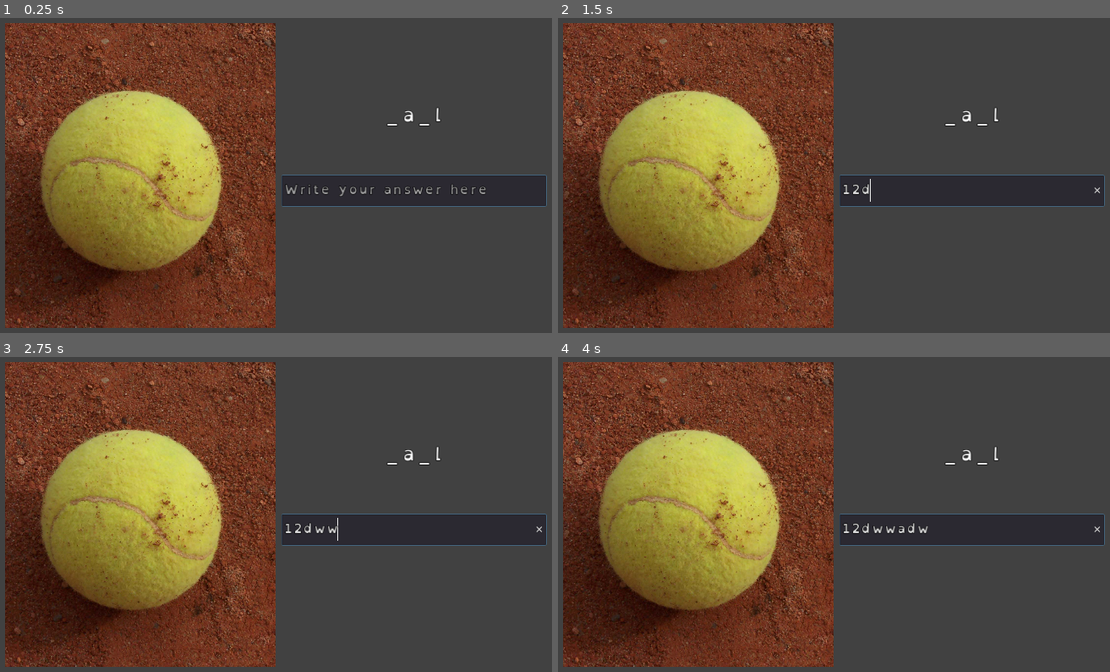
Above: before the commit, frames 1-4 (two rows, left to right).
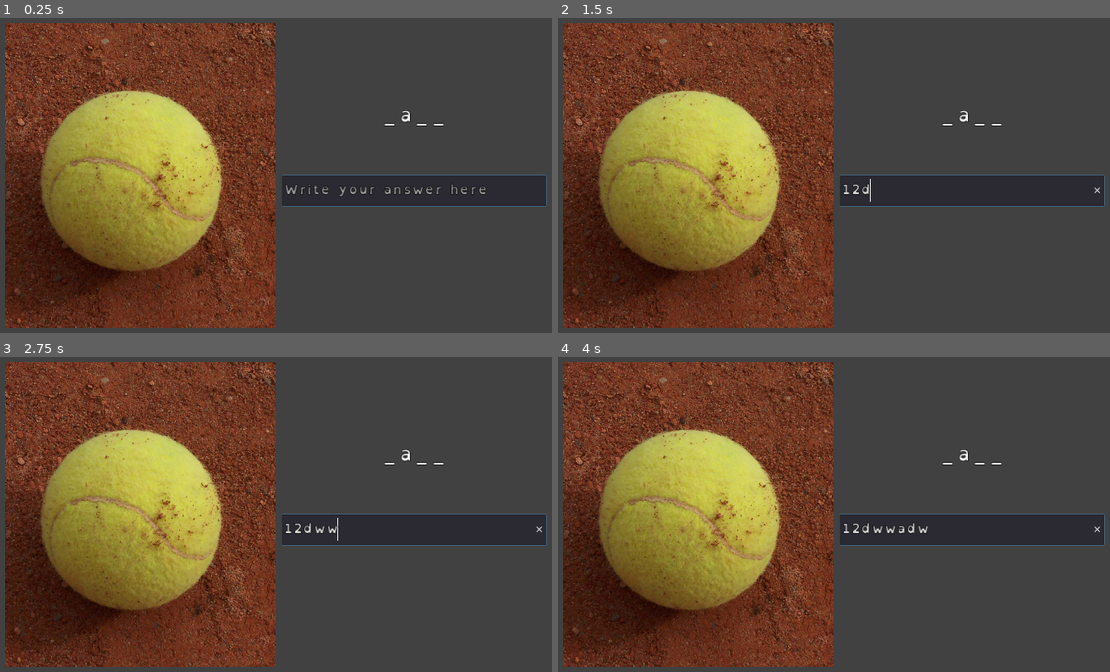
Above: after the commit, the same moments.

Repository: JCpac/LexiaQuest
Game: Godot game, scene res://UI/quizzes/quiz-write-prompt/Quiz-WritePrompt.tscn
Two runs of this game, one before a commit and one after it. Both use one fixed random seed, a clock stepped at 60 frames per second and the inputs below. This scene is started directly instead of the project's main scene.
Inputs (mouse positions are in pixels of both pictures, inside the frame that each line leads up to):
- Up to frame 1 (0.25 s): no input
- Up to frame 2 (1.5 s): click (972, 191) at 0.52 s; type "12" at 0.6 s; tap Enter (ui_accept) at 1.25 s; move the mouse to (834, 175) at 1.27 s; hold D (move_right) from 1.28 s (still down); click (834, 175) at 1.42 s
- Up to frame 3 (2.75 s): keep holding D (move_right); tap W (jump) at 1.52, 2.27 s; tap Enter (ui_accept) at 2 s; move the mouse to (138, 533) at 2.02 s
- Up to frame 4 (4 s): tap Enter (ui_accept) at 2.75, 3.5 s; move the mouse to (900, 429) at 2.77 s; release D (move_right) at 2.78 s; hold A (move_left) 2.78-3.53 s; move the mouse to (800, 590) at 3.52 s; hold D (move_right) from 3.53 s (still down); click (800, 590) at 3.67 s; tap W (jump) at 3.77 s

The runs differ from the first frame. In frame 1, 0.1% of the frame differs, in the area x 69-81%, y 28-35%; in frame 2, 0.1%; in frame 3, 0.1%; in frame 4, 0.1%.

Commit message:
Exposed debug variables in the editor

Diff:
--- a/UI/quizzes/quiz-write-prompt/Quiz-WritePrompt.gd
+++ b/UI/quizzes/quiz-write-prompt/Quiz-WritePrompt.gd
@@ -8,6 +8,8 @@
 signal wrong
 
 # EXPORTS
+export(String) var debugTarget = "ball"
+export(int, 0, 10) var debugHintChars = 1
 
 # VARS
 onready var targetImage: TextureRect = $QuizArea/PanelContainer/HSplitContainer/Image/TextureRect
@@ -19,7 +21,7 @@
 	_setFocus()
 
 	if OS.is_debug_build() and get_parent() == get_tree().root:
-		prepareQuiz("ball", 6)
+		prepareQuiz(debugTarget, debugHintChars)
 
 func _gui_input(event):
 	if event is InputEventKey:
